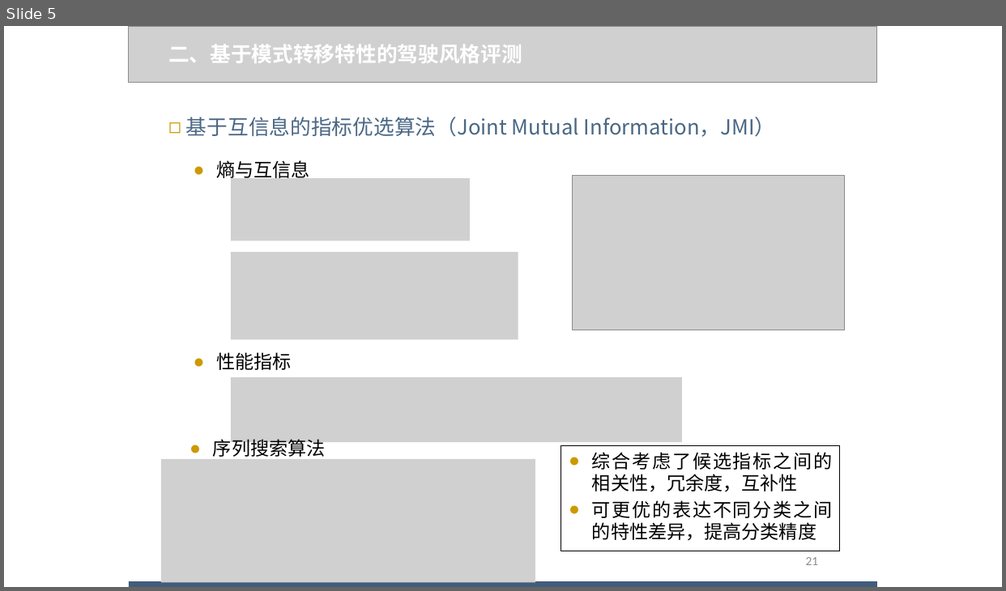
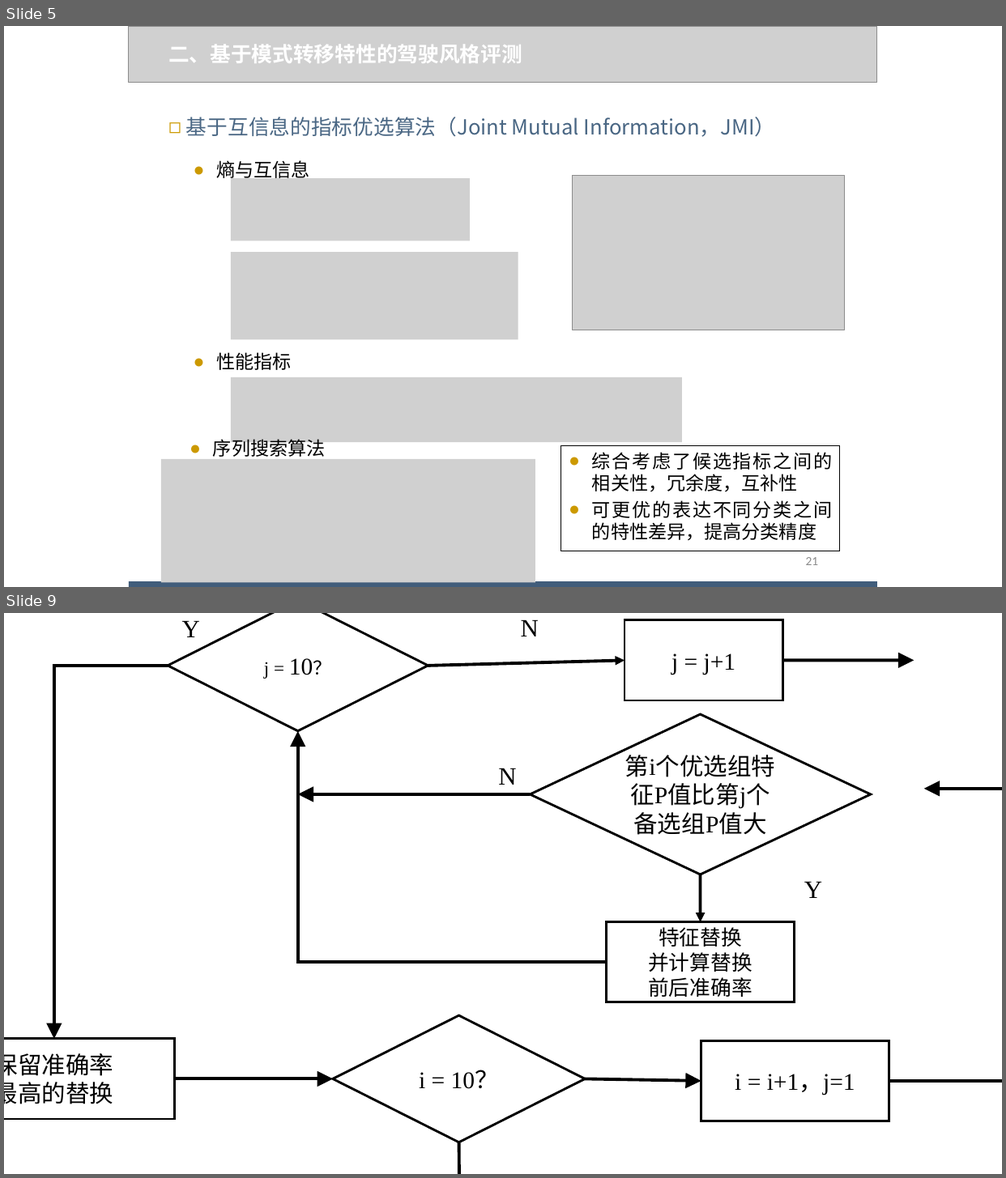
Before and after one commit to WJ-Lai/Graduation-Thesis, a slide deck: 论文增肌/论文图片.pptx. Shown one above the other, each under a label of ours: slide 5 before the commit, slides 5 and 9 after it; the slides between them are not shown. The pictures are 1006x591 and 1006x1178 pixels, drawn with LibreOffice and Linux fonts; fonts in the diff are those of the drawing; grey boxes stand for pictures. Boxes give left, top, right and bottom in pixels: in the first picture for what was removed or moved away, otherwise in the second. Text is boxed around its words. In the diff, an @@ line names an element or a change of style, - is before the commit and + after.

Commit message:
差红灯特征

```diff
--- a/论文增肌/论文图片.pptx
+++ b/论文增肌/论文图片.pptx
@@ slide 9 added at (4,613,1002,1174), background #FFFFFF @@
@@ group added at (4,613,1002,1174): 7 arrows, 4 rectangles, 4 texts, 3 diamonds, 3 elbow arrows @@
+第i个优选组特征P值比第j个备选组P值大
+特征替换
+并计算替换
+前后准确率
+i = 10？
+保留准确率
+最高的替换
+i = i+1，j=1
+j = j+1
+j = 10？
+Y
+N
+Y
+N
```
Also in this commit, not shown: 4 other slides added, 4 other files.
